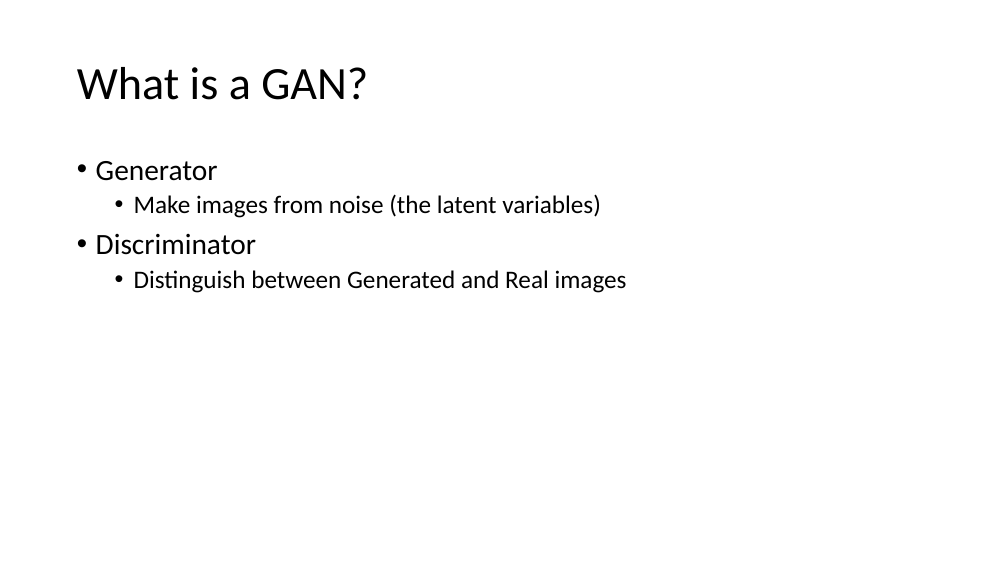
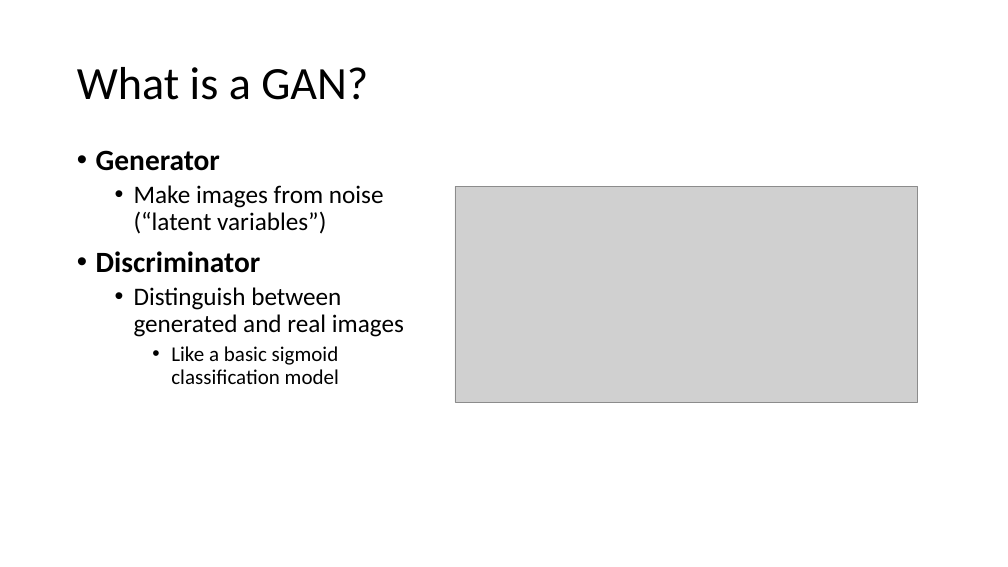
Before and after one commit to cipher982/StyleGAN2_Presentation, a slide deck: slide 2 of StyleGAN2_Overview.pptx. Drawn at 1008x567 pixels with LibreOffice and Linux fonts; fonts in the diff are those of the drawing; grey boxes stand for pictures. Boxes give left, top, right and bottom in pixels: in the first picture for what was removed or moved away, otherwise in the second. Text is boxed around its words. In the diff, an @@ line names an element or a change of style, - is before the commit and + after.

Commit message:
more images

```diff
--- a/StyleGAN2_Overview.pptx
+++ b/StyleGAN2_Overview.pptx
@@ text "Generator": place and size @@
-text "Generator" at box(96, 161, 627, 293)
+text "Generator" at box(96, 150, 404, 384)
@@ text at box(96, 150, 260, 273): bold on in "Generator", "Discriminator" @@
@@ text at box(134, 185, 384, 234): text changed @@
-  • Make images from noise (the latent variables)
+  • Make images from noise (“latent variables”)
@@ picture added at box(455, 187, 918, 402) @@
@@ text at box(134, 287, 404, 384): text changed @@
-  • Distinguish between Generated and Real images
+  • Distinguish between generated and real images
+    • Like a basic sigmoid classification model
```
Also in this commit, not shown: 6 other files.
